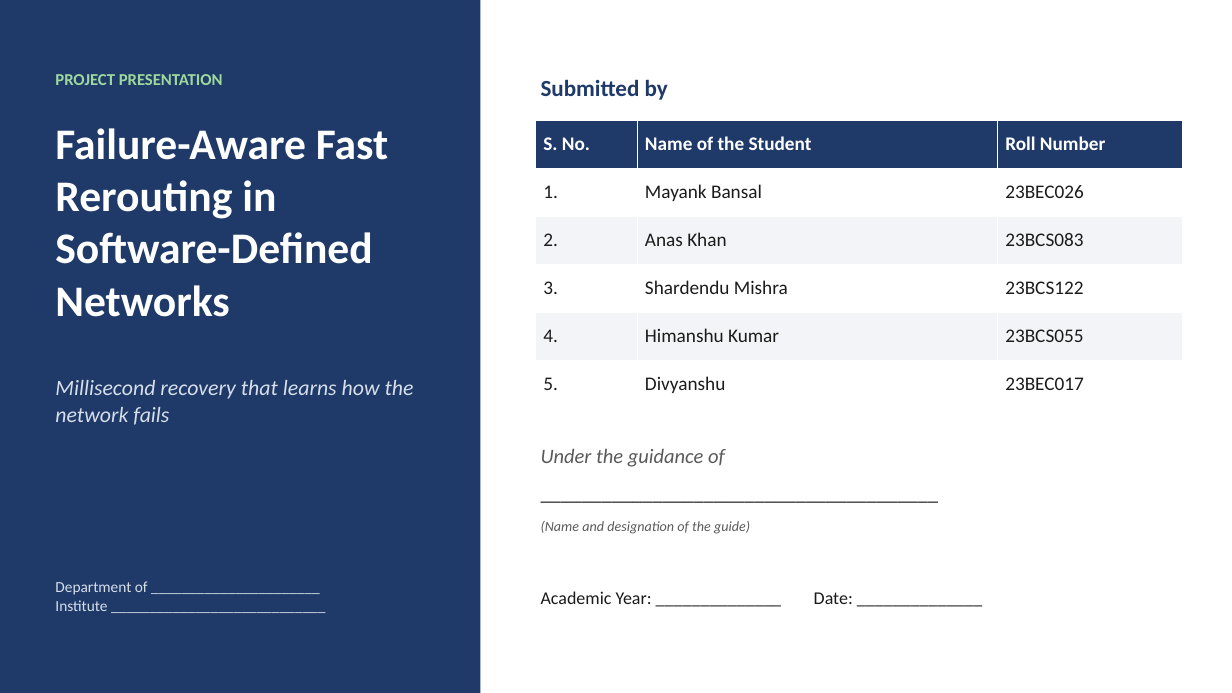
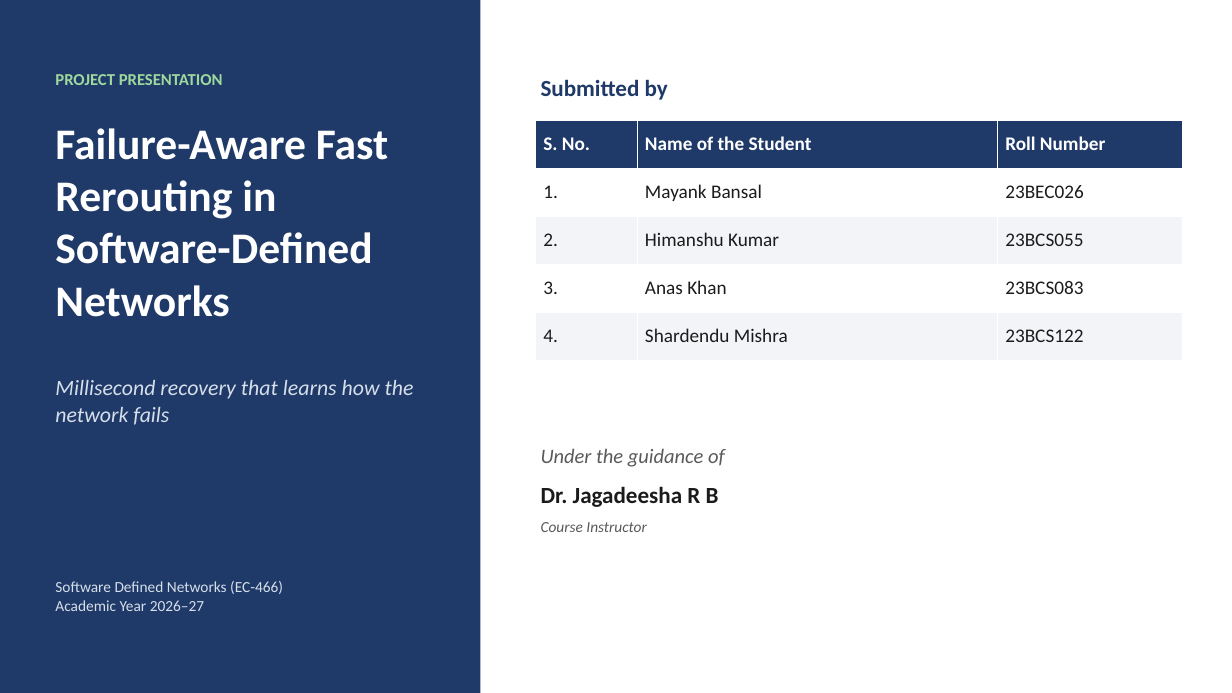
Before and after one commit to Mayank-8127/sdn_project, a slide deck: slide 1 of docs/report/FA-FRR_Presentation.pptx. Drawn at 1232x693 pixels with LibreOffice and Linux fonts; fonts in the diff are those of the drawing. Boxes give left, top, right and bottom in pixels: in the first picture for what was removed or moved away, otherwise in the second. Text is boxed around its words. In the diff, an @@ line names an element or a change of style, - is before the commit and + after.

Commit message:
docs: team, course and guide on report and slide front pages; paper figure script
Front pages of the interim and final reports and decks list the four
students, the course (Software Defined Networks, EC-466) and the guide
(Dr. Jagadeesha R B); empty department/institute fields are removed and
the PDFs are regenerated. paper/make_figures.py draws the IEEE paper's
figures from docs/results; the LaTeX source itself stays out of git.

```diff
--- a/docs/report/FA-FRR_Presentation.pptx
+++ b/docs/report/FA-FRR_Presentation.pptx
@@ table at [536, 120, 1183, 360] @@
-row 3: 2. | Anas Khan | 23BCS083
-row 4: 3. | Shardendu Mishra | 23BCS122
-row 5: 4. | Himanshu Kumar | 23BCS055
-row 6: 5. | Divyanshu | 23BEC017
+row 3: 2. | Himanshu Kumar | 23BCS055
+row 4: 3. | Anas Khan | 23BCS083
+row 5: 4. | Shardendu Mishra | 23BCS122
@@ text at [541, 486, 719, 507]: text changed; size 16 to 18 pt; bold on @@
-_______________________________________
+Dr. Jagadeesha R B
@@ text at [541, 522, 646, 532]: text changed; size 11 to 12 pt @@
-(Name and designation of the guide)
+Course Instructor
@@ text at [55, 581, 283, 611]: text changed @@
-Department of ______________________
-Institute ____________________________
+Software Defined Networks (EC-466)
+Academic Year 2026–27
@@ text removed at [541, 591, 853, 604] @@
-Academic Year: ______________ Date: ______________
```
Also in this commit, not shown: 14 other files.
